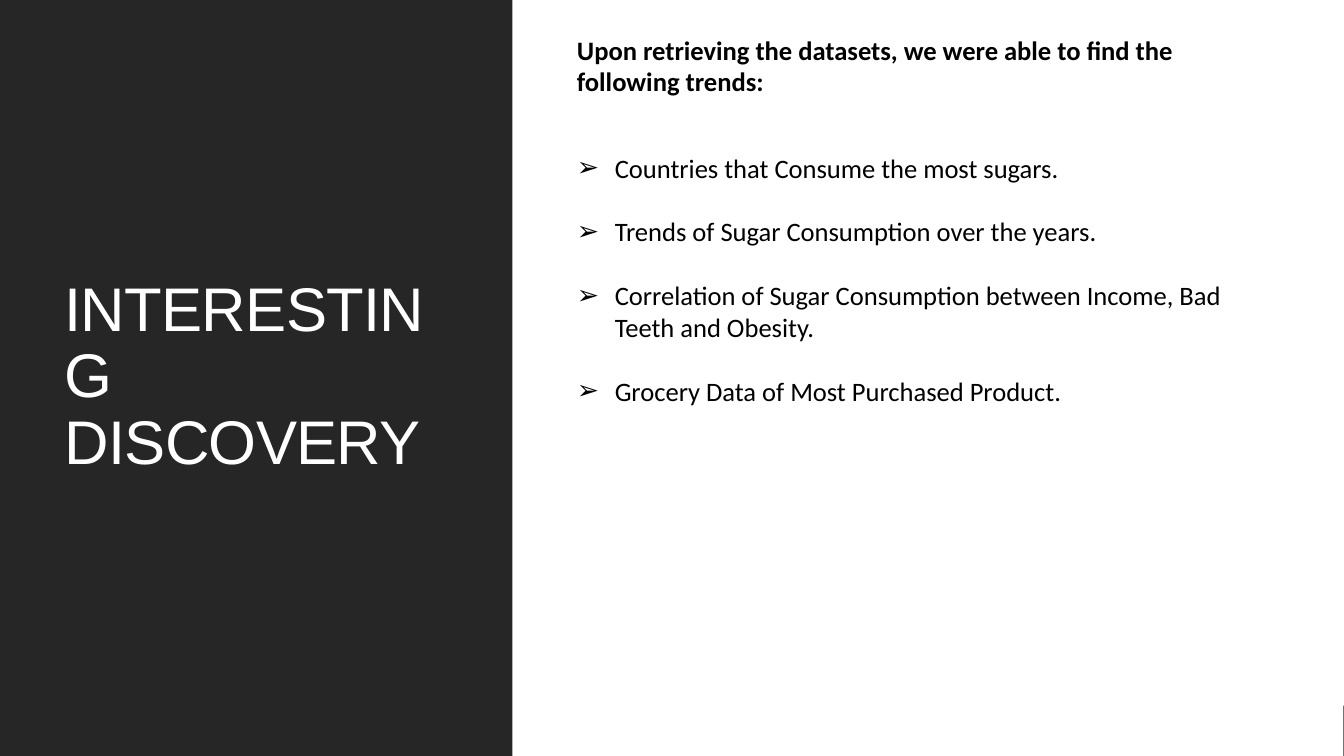
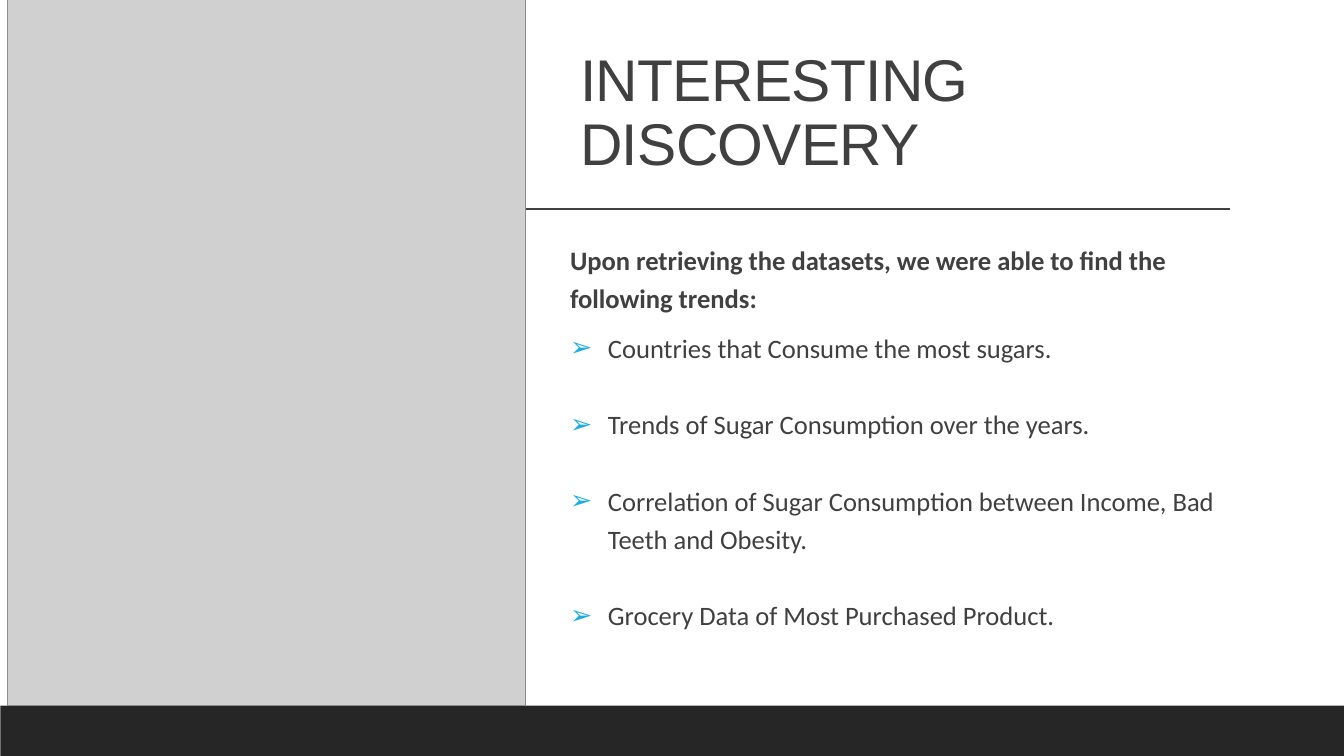
Before and after one commit to cbeachey/project1_influencers, a slide deck: slide 9 of Effects of Sugar Consumption.pptx. Drawn at 1344x756 pixels with LibreOffice and Linux fonts; fonts in the diff are those of the drawing; grey boxes stand for pictures. Boxes give left, top, right and bottom in pixels: in the first picture for what was removed or moved away, otherwise in the second. Text is boxed around its words. In the diff, an @@ line names an element or a change of style, - is before the commit and + after.

```diff
--- a/Effects of Sugar Consumption.pptx
+++ b/Effects of Sugar Consumption.pptx
@@ rectangle removed at bbox=[0, 0, 1344, 756] @@
@@ rectangle removed at bbox=[0, 0, 512, 756] @@
@@ picture added at bbox=[7, 0, 525, 706] @@
@@ title "INTERESTING DISCOVERY": place and size @@
-title "INTERESTING DISCOVERY" at bbox=[64, 421, 420, 465]
+title "INTERESTING DISCOVERY" at bbox=[580, 60, 968, 166]
@@ title "INTERESTING DISCOVERY" at bbox=[580, 60, 968, 166]: size 44 to 42 pt, text colour #FFFFFF to #404040; vertical alignment middle to bottom @@
@@ line added from (132, 210) to (1231, 210), #404040 1 pt @@
@@ text "Upon retrieving the datasets, we ...": place and size @@
-text "Upon retrieving the datasets, we ..." at bbox=[577, 41, 1220, 406]
+text "Upon retrieving the datasets, we ..." at bbox=[570, 251, 1214, 630]
@@ text "Upon retrieving the datasets, we ..." at bbox=[570, 251, 1214, 630]: text colour #000000 to #404040; line spacing 1 to 1.2 @@
```
Also in this commit, not shown: 6 other slides changed, 3 slides added, 3 slides removed, 6 other files.
